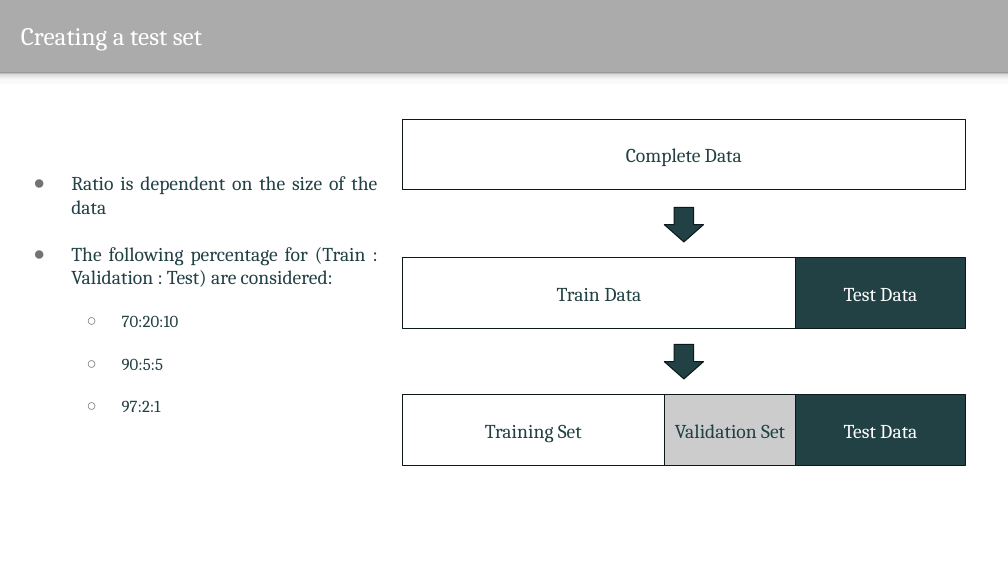
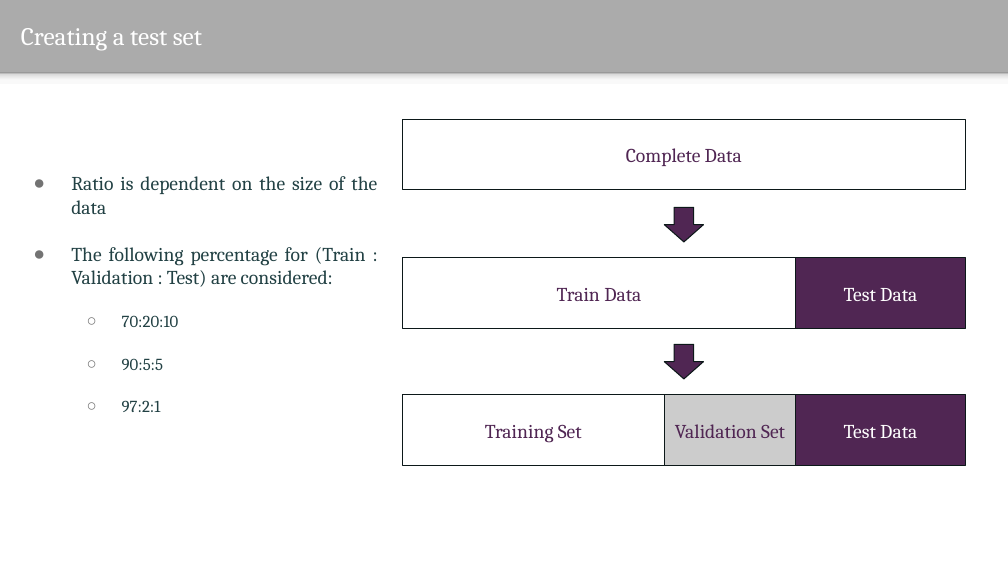
Before and after one commit to saurabhbhatt/DataGiri, a slide deck: slide 24 of Hands-on Machine Learning with Python - Datagiri.pptx. Drawn at 1008x567 pixels with LibreOffice and Linux fonts; fonts in the diff are those of the drawing; background and template pictures are left out. Boxes give left, top, right and bottom in pixels: in the first picture for what was removed or moved away, otherwise in the second. Text is boxed around its words. In the diff, an @@ line names an element or a change of style, - is before the commit and + after.

```diff
--- a/Hands-on Machine Learning with Python - Datagiri.pptx
+++ b/Hands-on Machine Learning with Python - Datagiri.pptx
@@ fill #224144 to #502653 in 4 elements at [795,258,965,329], [795,395,965,466], [664,208,704,242], [664,345,704,379] @@
@@ text colour #224144 to #502653 in 4 elements at [402,119,966,190], [402,258,795,329], [402,395,664,466], [664,395,795,466] @@
```
Also in this commit, not shown: 20 other slides changed, 3 slides added, 1 slide removed, 6 other files.
